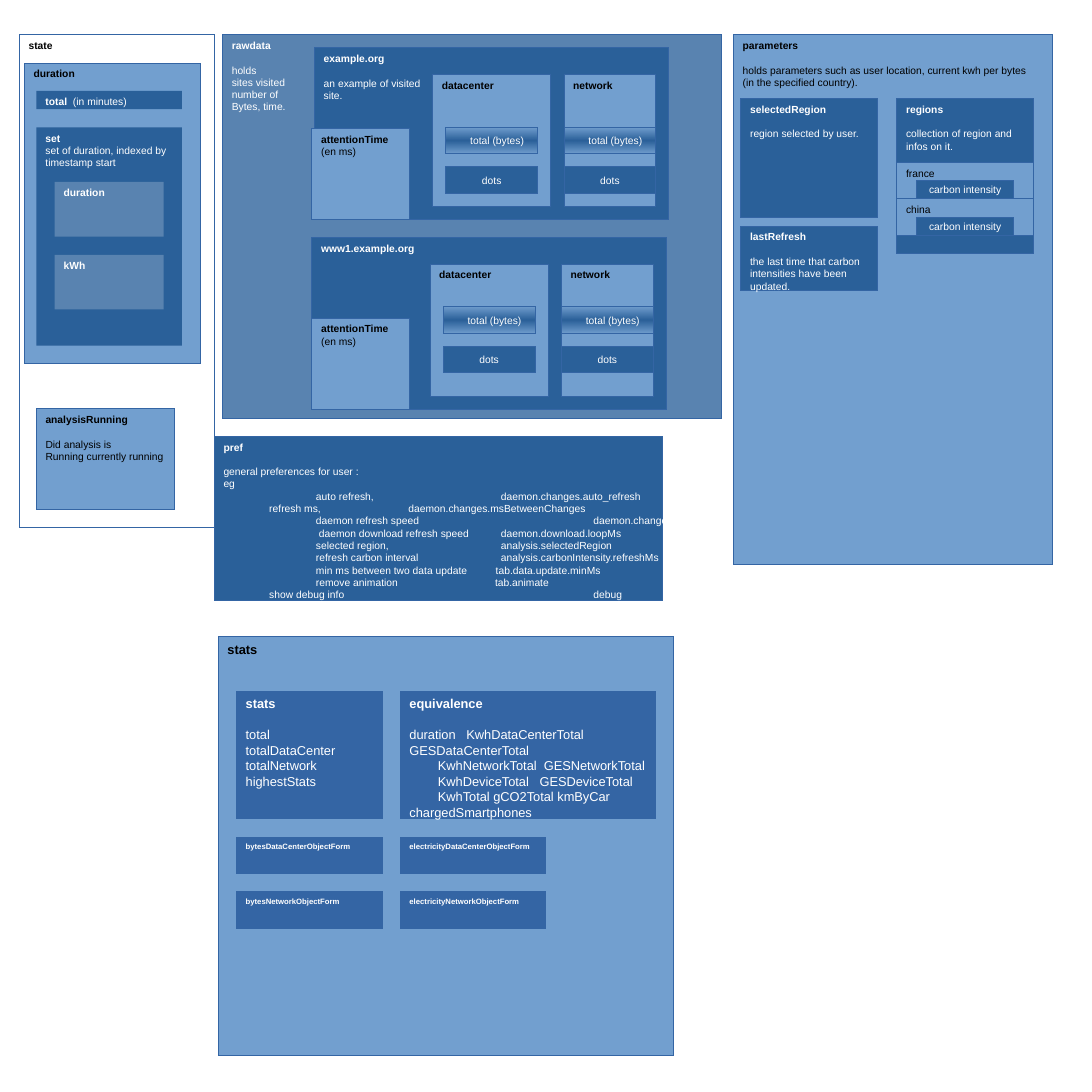
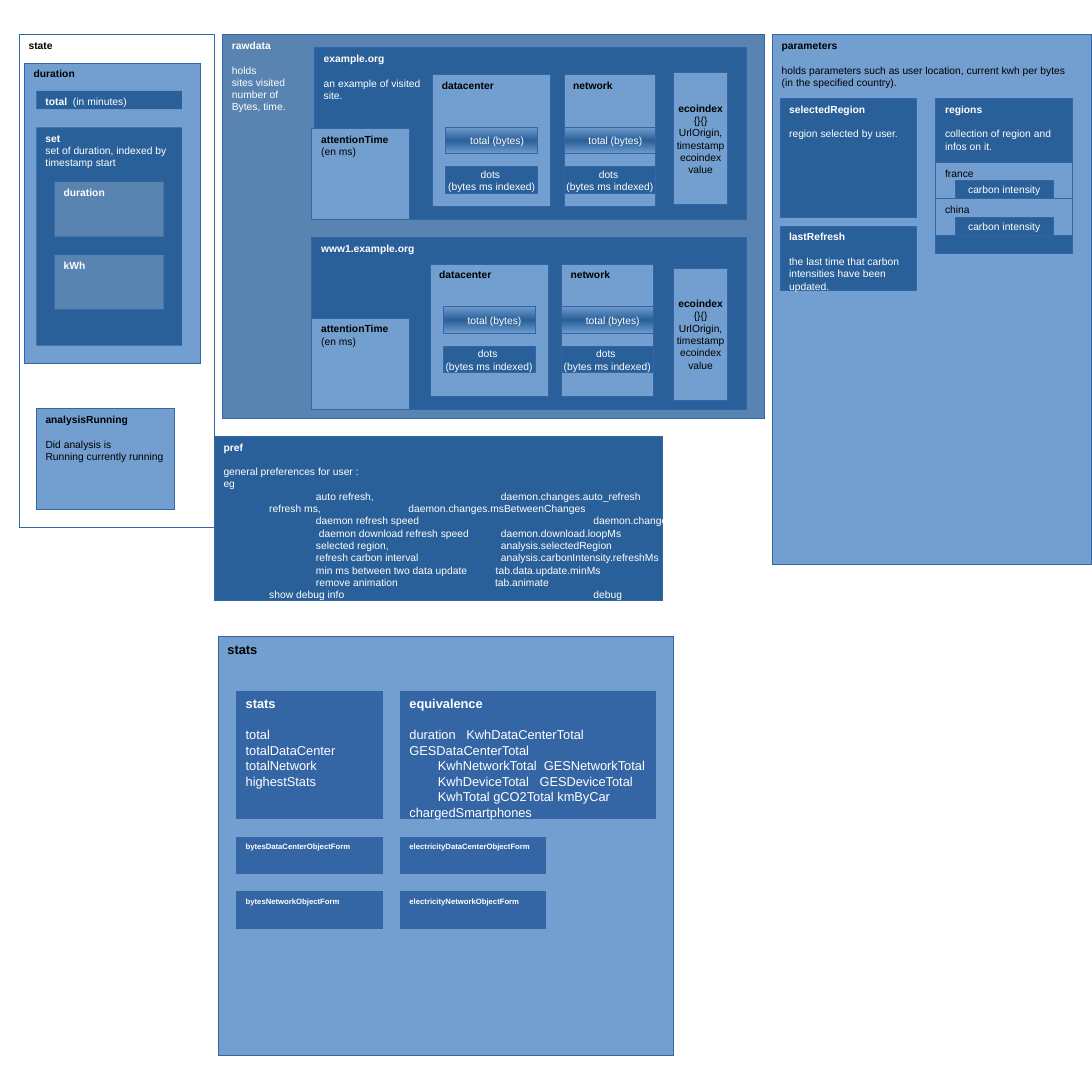
Before and after one commit to AAABBBCCCAAAA/doc, a slide deck: slide 1 of Sans nom 1.odp. Drawn at 1092x1092 pixels with LibreOffice and Linux fonts; fonts in the diff are those of the drawing. Boxes give left, top, right and bottom in pixels: in the first picture for what was removed or moved away, otherwise in the second. Text is boxed around its words. In the diff, an @@ line names an element or a change of style, - is before the commit and + after.

```diff
--- a/Sans nom 1.odp
+++ b/Sans nom 1.odp
@@ rectangle "rawdata holds sites visited number ...": place and size @@
-rectangle "rawdata holds sites visited number ..." at [223, 34, 721, 418]
+rectangle "rawdata holds sites visited number ..." at [223, 34, 765, 418]
@@ rectangle "example.org an example of visited ...": place and size @@
-rectangle "example.org an example of visited ..." at [314, 48, 669, 220]
+rectangle "example.org an example of visited ..." at [314, 48, 746, 220]
@@ rectangle added at [673, 73, 728, 205], fill #729FCF, outline #3465A4 0 pt, 8 pt, text #000000 @@
+ecoindex
+{}{}
+UrlOrigin,
+timestamp
+ecoindex
+value
@@ text in rectangle at [448, 171, 535, 192]: text changed @@
-dots
+dots
+(bytes ms indexed)
@@ text in rectangle at [566, 170, 653, 192]: text changed @@
-dots
+dots
+(bytes ms indexed)
@@ rectangle "www1.example.org": place and size @@
-rectangle "www1.example.org" at [312, 238, 666, 410]
+rectangle "www1.example.org" at [312, 238, 746, 410]
@@ 8 rectangles: place and size @@
-8 rectangles at [733, 34, 1052, 564]
+8 rectangles at [773, 34, 1092, 564]
@@ rectangle added at [673, 268, 728, 400], fill #729FCF, outline #3465A4 0 pt, 8 pt, text #000000 @@
+ecoindex
+{}{}
+UrlOrigin,
+timestamp
+ecoindex
+value
@@ text in rectangle at [446, 349, 532, 372]: text changed @@
-dots
+dots
+(bytes ms indexed)
@@ text in rectangle at [564, 349, 650, 372]: text changed @@
-dots
+dots
+(bytes ms indexed)
```
Also in this commit, not shown: 1 other file.
